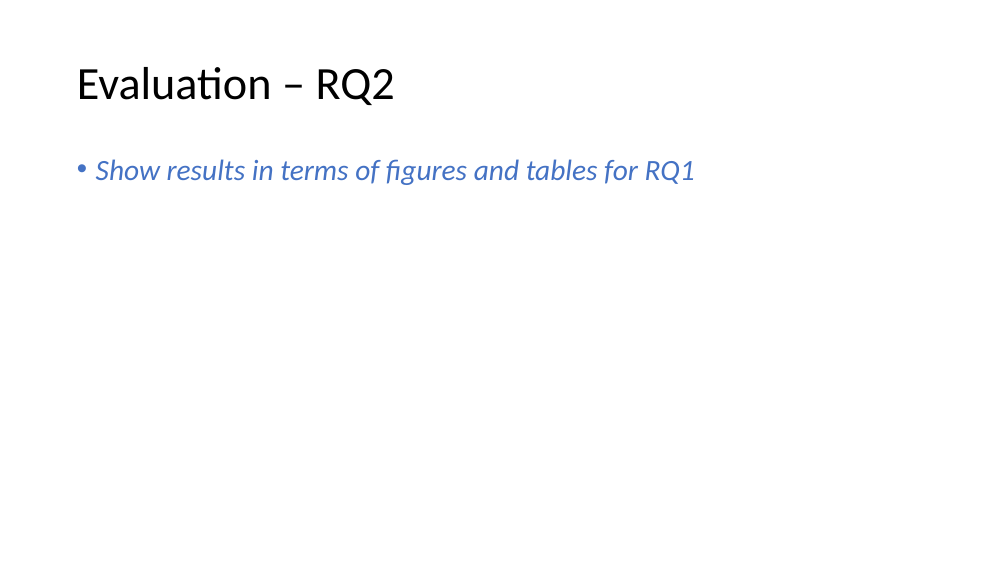
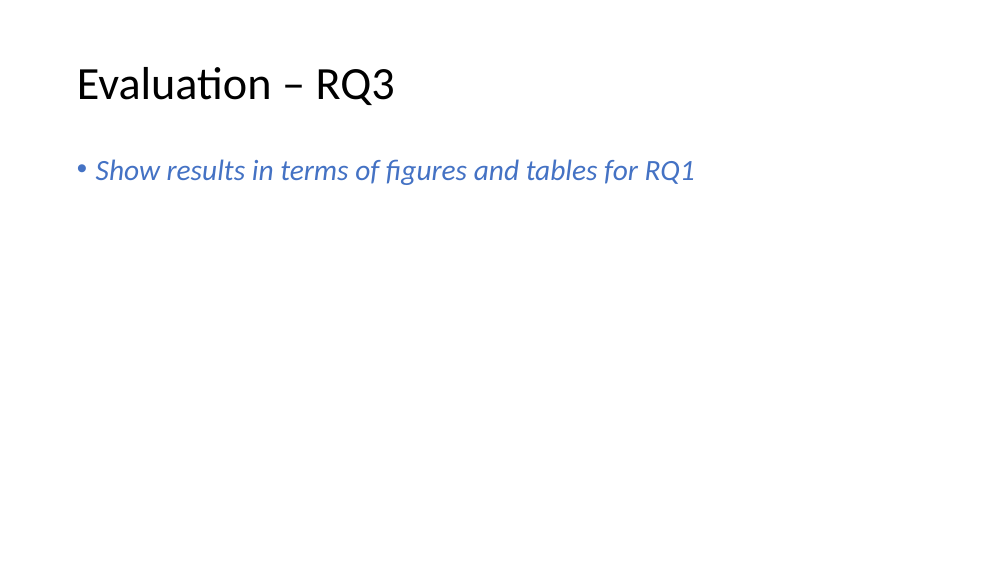
Before and after one commit to yuleisui/groupmeeting, a slide deck: slide 15 of template.pptx. Drawn at 1008x567 pixels with LibreOffice and Linux fonts; fonts in the diff are those of the drawing. Boxes give left, top, right and bottom in pixels: in the first picture for what was removed or moved away, otherwise in the second. Text is boxed around its words. In the diff, an @@ line names an element or a change of style, - is before the commit and + after.

```diff
--- a/template.pptx
+++ b/template.pptx
@@ title at <box>77,67,395,105</box>: text changed @@
-Evaluation – RQ2
+Evaluation – RQ3
```
Also in this commit, not shown: 2 other slides changed.
